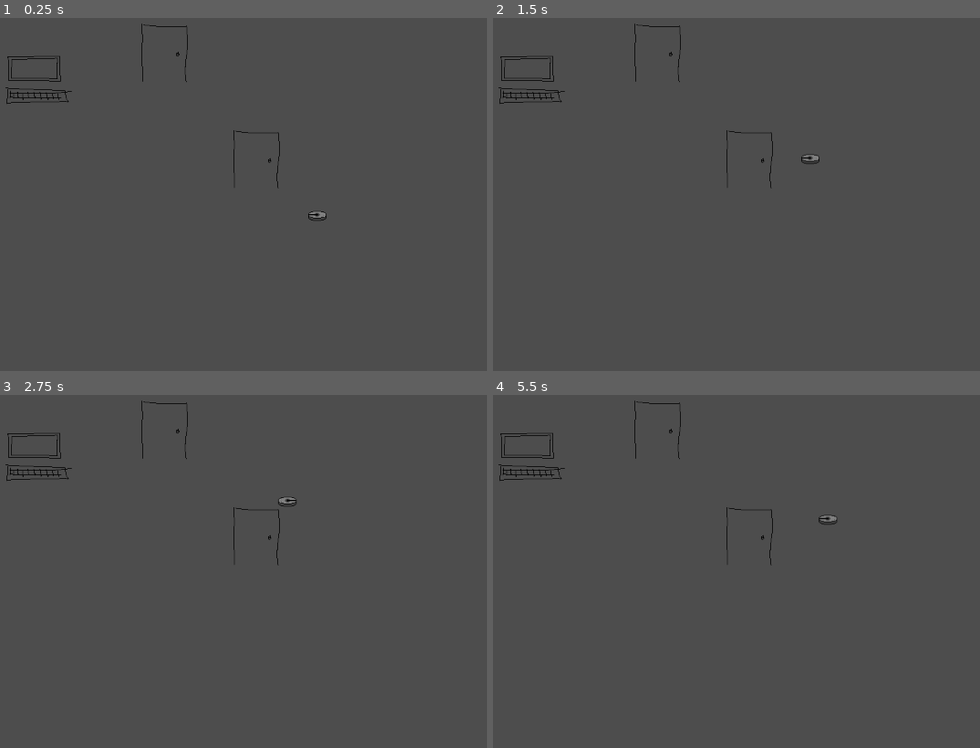
Above: before the commit, frames 1-4 (two rows, left to right).
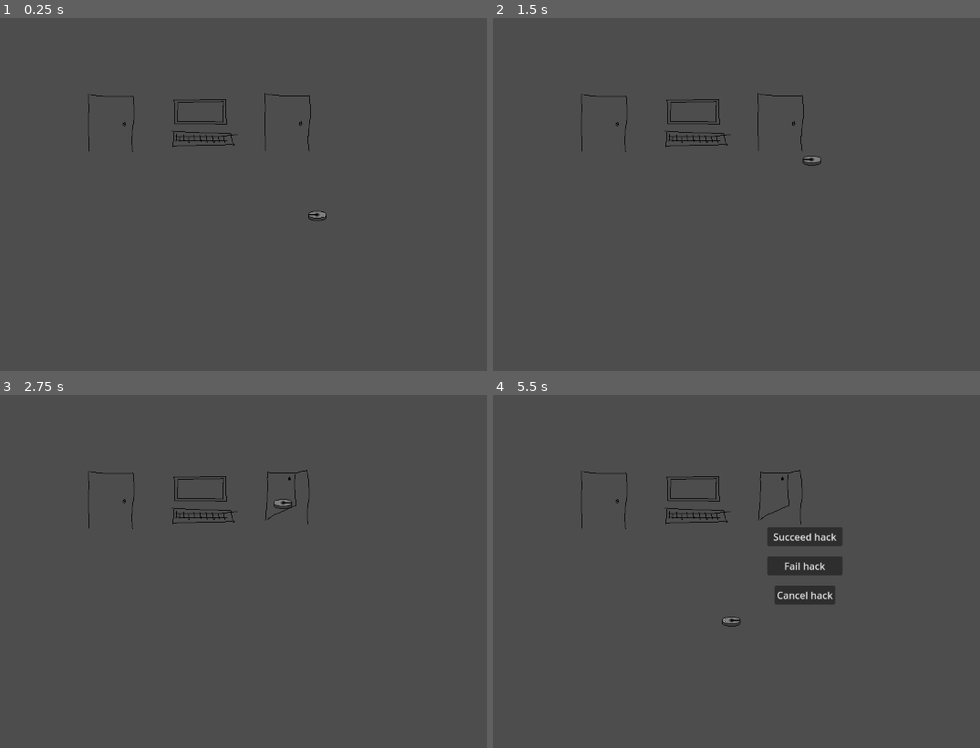
Above: after the commit, the same moments.

Repository: Black-Sheep-Studios/wire-hacking-robots
Game: Godot game, scene res://game.tscn
The game is run twice, just before and just after one commit, with the same random seed, the same clock (stepped at 60 frames per second) and the same inputs.
Inputs (mouse positions are in pixels of both pictures, inside the frame that each line leads up to):
- Up to frame 1 (0.25 s): no input
- Up to frame 2 (1.5 s): tap Enter at 0.5 s; move the mouse to (770, 261) at 0.52 s; hold W (move_up) from 0.53 s (still down); tap Space (primary_action) at 0.6, 1.35 s; move the mouse to (outside the picture) at 1.27 s
- Up to frame 3 (2.75 s): move the mouse to (92, 511) at 2.02 s; release W (move_up) at 2.03 s; hold A (move_left) from 2.03 s (still down); tap Space (primary_action) at 2.1 s
- Up to frame 4 (5.5 s): move the mouse to (843, 564) at 2.77 s; tap Space (primary_action) at 2.85, 3.5, 3.6, 4.35, 5.1 s; move the mouse to (697, 472) at 3.52 s; release A (move_left) at 3.53 s; hold S (move_down) 3.53-4.28 s; move the mouse to (965, 546) at 4.27 s; hold D (move_right) 4.28-5.03 s; move the mouse to (658, 582) at 5.02 s; hold W (move_up) from 5.03 s (still down)

The runs differ from the first frame. In frame 1, 0.7% of the frame differs, in the area x 1-64%, y 1-49%; in frame 2, 0.8%; in frame 3, 0.8%; in frame 4, 2.9%, in the area x 1-72%, y 1-66%.

Commit message:
disable door colliders on open

Diff:
--- /dev/null
+++ b/assets/graphics/roomba_spritesheet.tres
@@ -0,0 +1,37 @@
+[gd_resource type="SpriteFrames" load_steps=5 format=3 uid="uid://dqo4br8tps0oc"]
+
+[ext_resource type="Texture2D" uid="uid://g0kccdf084mq" path="res://assets/graphics/roomba.png" id="1_jh6e1"]
+
+[sub_resource type="AtlasTexture" id="AtlasTexture_2hgtc"]
+atlas = ExtResource("1_jh6e1")
+region = Rect2(0, 0, 32, 32)
+
+[sub_resource type="AtlasTexture" id="AtlasTexture_3mgey"]
+atlas = ExtResource("1_jh6e1")
+region = Rect2(0, 0, 32, 32)
+
+[sub_resource type="AtlasTexture" id="AtlasTexture_eoox6"]
+atlas = ExtResource("1_jh6e1")
+region = Rect2(32, 0, 32, 32)
+
+[resource]
+animations = [{
+"frames": [{
+"duration": 1.0,
+"texture": SubResource("AtlasTexture_2hgtc")
+}],
+"loop": true,
+"name": &"idle",
+"speed": 5.0
+}, {
+"frames": [{
+"duration": 1.0,
+"texture": SubResource("AtlasTexture_3mgey")
+}, {
+"duration": 1.0,
+"texture": SubResource("AtlasTexture_eoox6")
+}],
+"loop": true,
+"name": &"move",
+"speed": 5.0
+}]
--- a/game/robot/robot_character.tscn
+++ b/game/robot/robot_character.tscn
@@ -1,44 +1,10 @@
-[gd_scene load_steps=8 format=3 uid="uid://b7cp1skj4hd34"]
+[gd_scene load_steps=4 format=3 uid="uid://b7cp1skj4hd34"]
 
 [ext_resource type="Script" path="res://game/robot/robot_character.gd" id="1_1v3f5"]
-[ext_resource type="Texture2D" uid="uid://g0kccdf084mq" path="res://assets/graphics/roomba.png" id="3_seqfh"]
+[ext_resource type="SpriteFrames" uid="uid://dqo4br8tps0oc" path="res://assets/graphics/roomba_spritesheet.tres" id="2_k1yps"]
 
 [sub_resource type="CircleShape2D" id="CircleShape2D_v66my"]
 radius = 14.0
-
-[sub_resource type="AtlasTexture" id="AtlasTexture_2hgtc"]
-atlas = ExtResource("3_seqfh")
-region = Rect2(0, 0, 32, 32)
-
-[sub_resource type="AtlasTexture" id="AtlasTexture_3mgey"]
-atlas = ExtResource("3_seqfh")
-region = Rect2(0, 0, 32, 32)
-
-[sub_resource type="AtlasTexture" id="AtlasTexture_eoox6"]
-atlas = ExtResource("3_seqfh")
-region = Rect2(32, 0, 32, 32)
-
-[sub_resource type="SpriteFrames" id="SpriteFrames_alewp"]
-animations = [{
-"frames": [{
-"duration": 1.0,
-"texture": SubResource("AtlasTexture_2hgtc")
-}],
-"loop": true,
-"name": &"idle",
-"speed": 5.0
-}, {
-"frames": [{
-"duration": 1.0,
-"texture": SubResource("AtlasTexture_3mgey")
-}, {
-"duration": 1.0,
-"texture": SubResource("AtlasTexture_eoox6")
-}],
-"loop": true,
-"name": &"move",
-"speed": 5.0
-}]
 
 [node name="RobotCharacter" type="CharacterBody2D"]
 script = ExtResource("1_1v3f5")
@@ -47,7 +13,7 @@
 shape = SubResource("CircleShape2D_v66my")
 
 [node name="Sprite" type="AnimatedSprite2D" parent="."]
-sprite_frames = SubResource("SpriteFrames_alewp")
+sprite_frames = ExtResource("2_k1yps")
 animation = &"move"
 frame_progress = 0.0486101
 
--- a/game/world/door.gd
+++ b/game/world/door.gd
@@ -4,6 +4,7 @@
 
 
 @onready var sprite: AnimatedSprite2D = $Sprite
+@onready var movement_collider: CollisionShape2D = $MovementCollider
 @export var open_trigger: Trigger
 
 var is_open: bool = false
@@ -14,9 +15,24 @@
 
 
 func _toggle() -> void:
-	is_open = !is_open
+	if is_open:
+		close()
+	else:
+		open()
 	print("Door ", get_path(), " is open:", is_open)
+
+
+func open() -> void:
 	if is_open:
-		sprite.play("open")
-	else:
-		sprite.play("close")
+		return
+
+	sprite.play("open")
+	movement_collider.disabled = true
+
+
+func close() -> void:
+	if not is_open:
+		return
+
+	sprite.play("close")
+	movement_collider.disabled = false
--- a/scenes/test/test_overworld.tscn
+++ b/scenes/test/test_overworld.tscn
@@ -9,7 +9,7 @@
 [ext_resource type="Script" path="res://game/entities/trigger.gd" id="6_h3vra"]
 [ext_resource type="Script" path="res://game/entities/open_interaction.gd" id="6_lyq78"]
 [ext_resource type="PackedScene" uid="uid://du5i0mh3mkwuq" path="res://scenes/test/test_hack_scene.tscn" id="9_3afsu"]
-[ext_resource type="SpriteFrames" uid="uid://k12rtg016xot" path="res://game/world/door_spritesheet.tres" id="9_esgxa"]
+[ext_resource type="SpriteFrames" uid="uid://k12rtg016xot" path="res://assets/graphics/door_spritesheet.tres" id="9_esgxa"]
 [ext_resource type="Script" path="res://game/entities/hack_interaction.gd" id="10_phr4h"]
 [ext_resource type="Texture2D" uid="uid://84370kw6vytb" path="res://assets/graphics/computer.png" id="10_vai7r"]
 
@@ -21,7 +21,7 @@
 size = Vector2(82, 103)
 
 [sub_resource type="RectangleShape2D" id="RectangleShape2D_t8f5p"]
-size = Vector2(105, 80)
+size = Vector2(95, 80)
 
 [sub_resource type="RectangleShape2D" id="RectangleShape2D_im05h"]
 size = Vector2(82, 103)
@@ -40,9 +40,10 @@
 _abilities = Array[int]([0, 1])
 
 [node name="Door" type="StaticBody2D" parent="." node_paths=PackedStringArray("open_trigger")]
-position = Vector2(517, 249)
+position = Vector2(568, 188)
 script = ExtResource("5_871bv")
 open_trigger = NodePath("OpenTrigger")
+metadata/_edit_group_ = true
 
 [node name="OpenInteraction" type="Node" parent="Door" node_paths=PackedStringArray("target")]
 script = ExtResource("6_lyq78")
@@ -51,7 +52,7 @@
 [node name="OpenTrigger" type="Node" parent="Door"]
 script = ExtResource("6_h3vra")
 
-[node name="CollisionShape2D" type="CollisionShape2D" parent="Door"]
+[node name="MovementCollider" type="CollisionShape2D" parent="Door"]
 position = Vector2(-9, 4.5)
 shape = SubResource("RectangleShape2D_48kf8")
 
@@ -60,32 +61,34 @@
 animation = &"close"
 
 [node name="Computer" type="StaticBody2D" parent="."]
-position = Vector2(145, 128)
-
-[node name="CollisionShape2D" type="CollisionShape2D" parent="Computer"]
-position = Vector2(4.5, -7)
-shape = SubResource("RectangleShape2D_t8f5p")
-
-[node name="Sprite2D" type="Sprite2D" parent="Computer"]
-texture = ExtResource("10_vai7r")
+position = Vector2(418, 199)
+metadata/_edit_group_ = true
 
 [node name="HackInteraction" type="Node" parent="Computer" node_paths=PackedStringArray("success_triggers")]
 script = ExtResource("10_phr4h")
 hack_scene = ExtResource("9_3afsu")
 success_triggers = [NodePath("../../LockedDoor/OpenTrigger")]
 
+[node name="MovementCollider" type="CollisionShape2D" parent="Computer"]
+position = Vector2(-0.5, -7)
+shape = SubResource("RectangleShape2D_t8f5p")
+
+[node name="Sprite2D" type="Sprite2D" parent="Computer"]
+texture = ExtResource("10_vai7r")
+
 [node name="LockedDoor" type="StaticBody2D" parent="." node_paths=PackedStringArray("open_trigger")]
-position = Vector2(366, 74)
+position = Vector2(278, 189)
 script = ExtResource("5_871bv")
 open_trigger = NodePath("OpenTrigger")
-
-[node name="CollisionShape2D" type="CollisionShape2D" parent="LockedDoor"]
-position = Vector2(-7, 4.5)
-shape = SubResource("RectangleShape2D_im05h")
+metadata/_edit_group_ = true
 
 [node name="OpenTrigger" type="Node" parent="LockedDoor"]
 script = ExtResource("6_h3vra")
 
+[node name="MovementCollider" type="CollisionShape2D" parent="LockedDoor"]
+position = Vector2(-7, 4.5)
+shape = SubResource("RectangleShape2D_im05h")
+
 [node name="Sprite" type="AnimatedSprite2D" parent="LockedDoor"]
 sprite_frames = ExtResource("9_esgxa")
 animation = &"close"
Renamed: game/world/door_spritesheet.tres -> assets/graphics/door_spritesheet.tres
